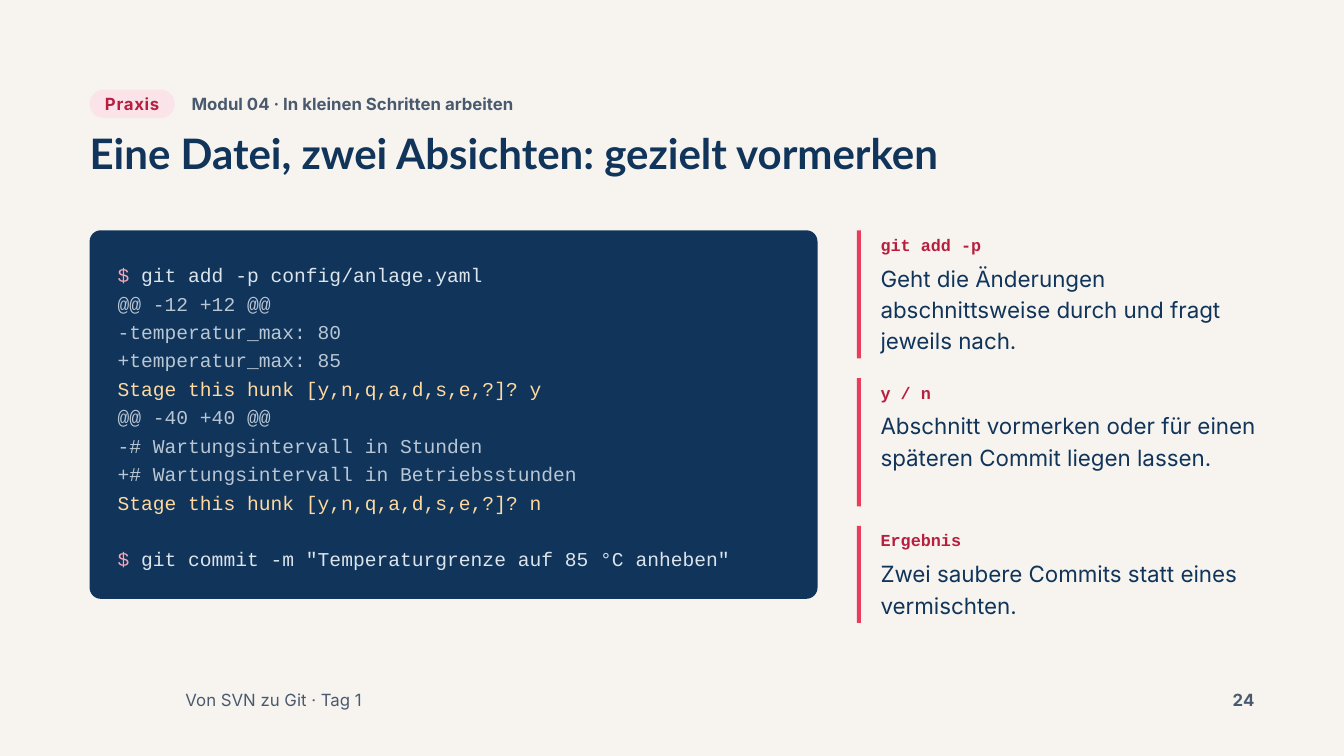
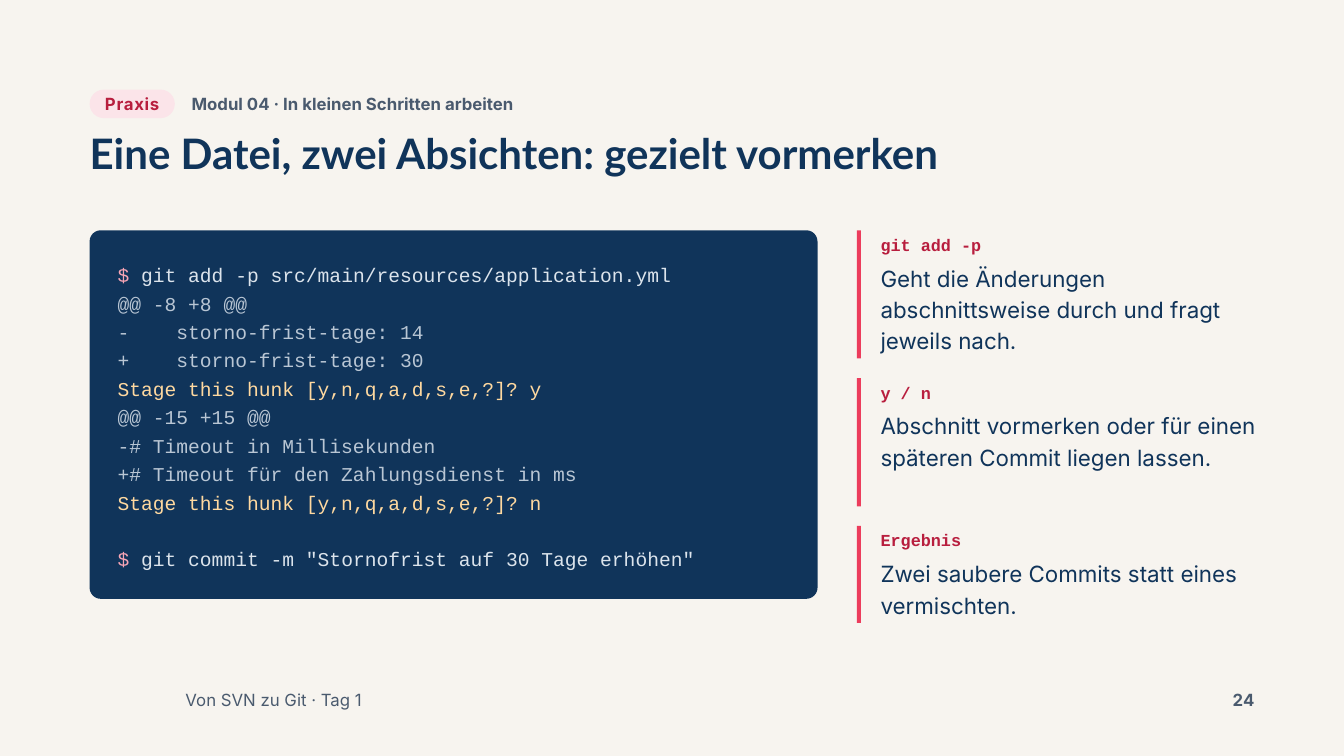
Before and after one commit to AndreasSchoenfeldUser/Von-SVN-zu-Git-Workshop, a slide deck: slide 24 of slides/pptx/tag1.pptx. Drawn at 1344x756 pixels with LibreOffice and Linux fonts; fonts in the diff are those of the drawing; background and template pictures are left out. Boxes give left, top, right and bottom in pixels: in the first picture for what was removed or moved away, otherwise in the second. Text is boxed around its words. In the diff, an @@ line names an element or a change of style, - is before the commit and + after.

```diff
--- a/slides/pptx/tag1.pptx
+++ b/slides/pptx/tag1.pptx
@@ text at box(141, 268, 671, 371): text changed @@
-$ git add -p config/anlage.yaml
-@@ -12 +12 @@
--temperatur_max: 80
-+temperatur_max: 85
+$ git add -p src/main/resources/application.yml
+@@ -8 +8 @@
+- storno-frist-tage: 14
++ storno-frist-tage: 30
@@ text at box(153, 411, 577, 485): text changed @@
-@@ -40 +40 @@
--# Wartungsintervall in Stunden
-+# Wartungsintervall in Betriebsstunden
+@@ -15 +15 @@
+-# Timeout in Millisekunden
++# Timeout für den Zahlungsdienst in ms
@@ text at box(141, 553, 694, 570): text changed @@
-$ git commit -m "Temperaturgrenze auf 85 °C anheben"
+$ git commit -m "Stornofrist auf 30 Tage erhöhen"
```
Also in this commit, not shown: 18 other slides changed, 45 other files.
